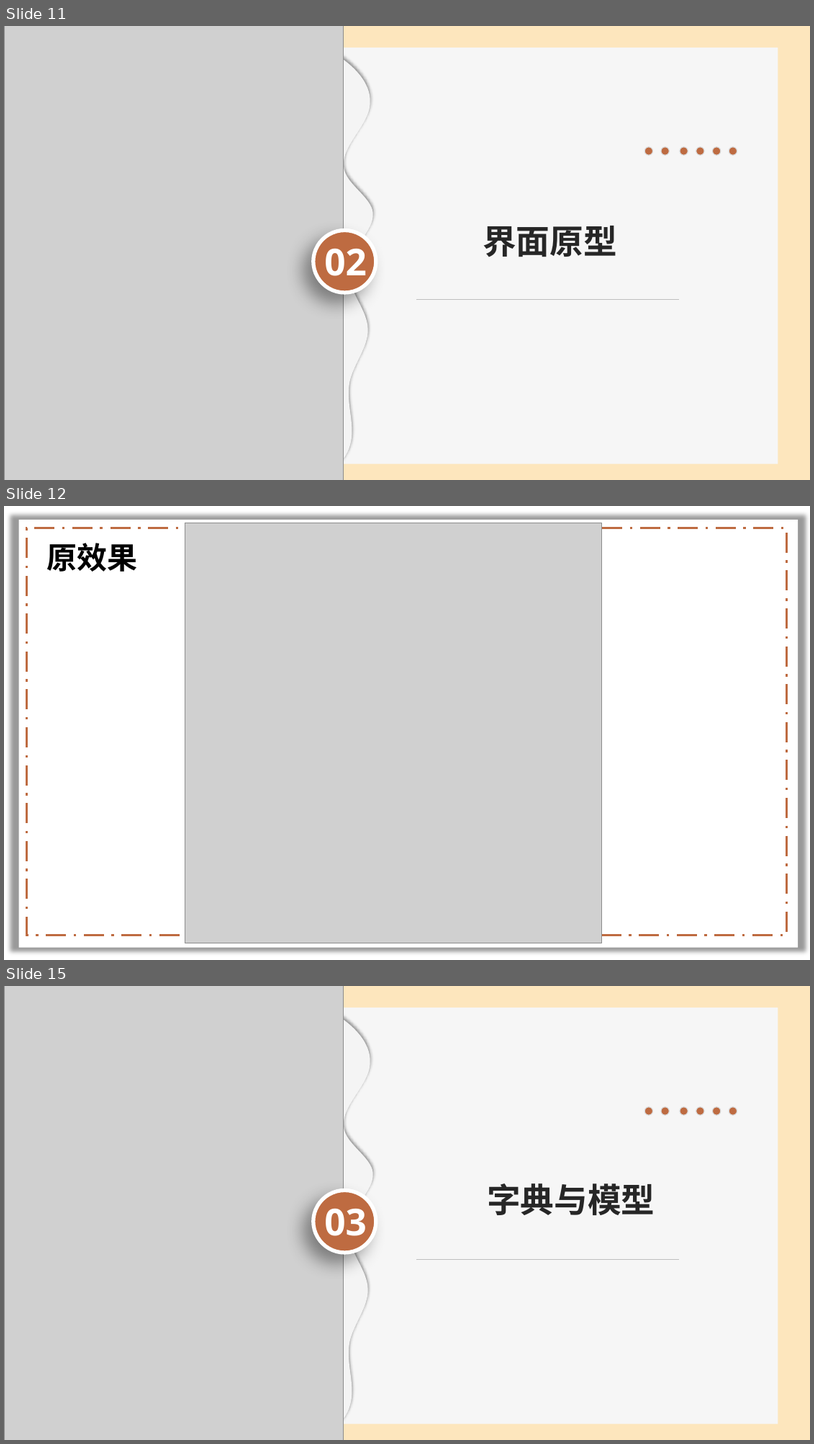
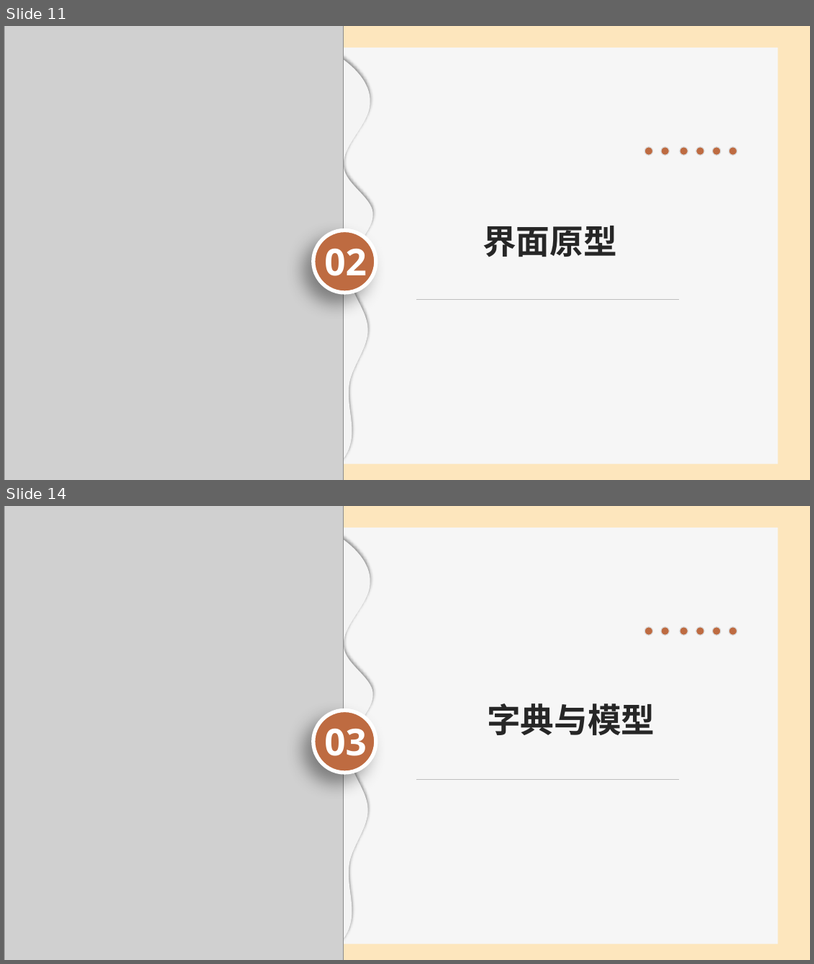
Before and after one commit to lenovo-wu/G11ZUCC, a slide deck: 需求规格说明.pptx. Shown one above the other, each under a label of ours: slides 11, 12 and 15 before the commit, slides 11 and 14 after it; the slides between them are not shown. The pictures are 814x1444 and 814x964 pixels, drawn with LibreOffice and Linux fonts; fonts in the diff are those of the drawing; grey boxes stand for pictures; background and template pictures are left out. Boxes give left, top, right and bottom in pixels: in the first picture for what was removed or moved away, otherwise in the second. Text is boxed around its words. In the diff, an @@ line names an element or a change of style, - is before the commit and + after.

```diff
--- a/需求规格说明.pptx
+++ b/需求规格说明.pptx
@@ slide 12 removed at (4,506,810,960), background picture (left out); not listed: 1 template element that a slide beside it also shows @@
@@ picture removed at (185,523,602,943) @@
@@ rectangle removed at (26,528,787,935) @@
@@ text removed at (46,543,137,572) @@
-原效果
@@ what was slide 15 is now slide 14 @@
```
Also in this commit, not shown: 3 slides changed, 1 slide added, 2 other slides removed.
